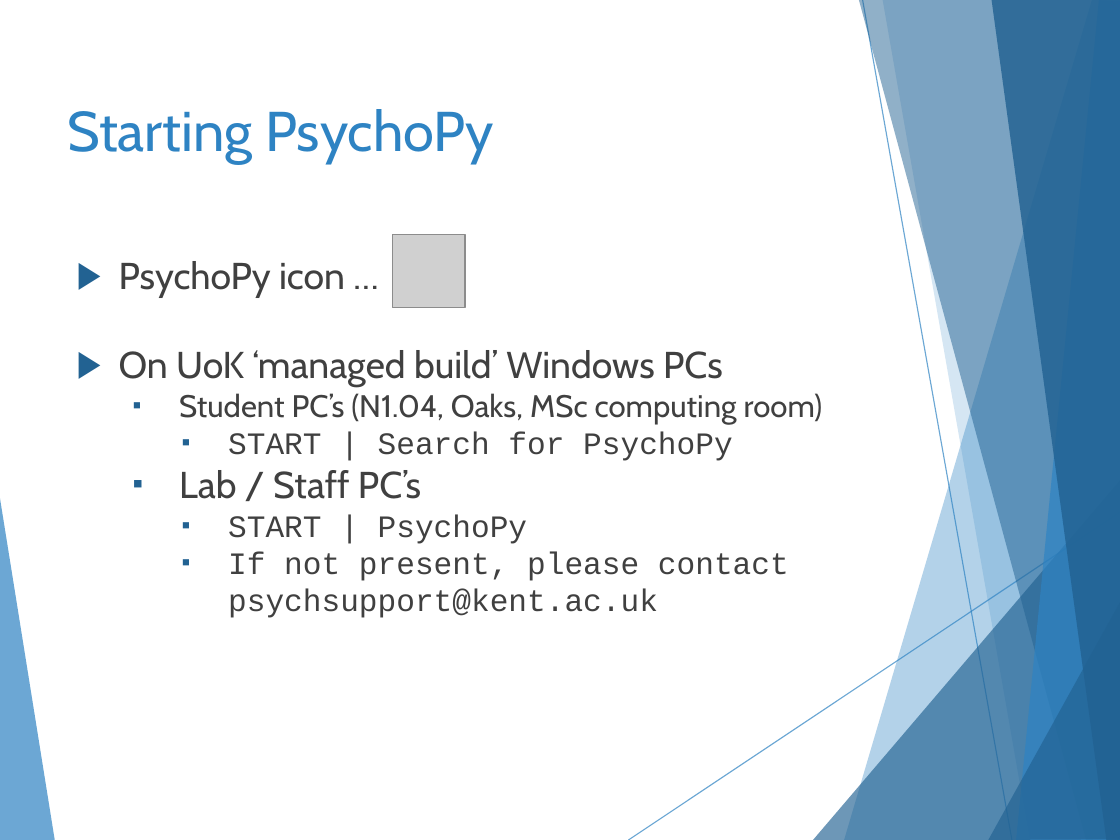
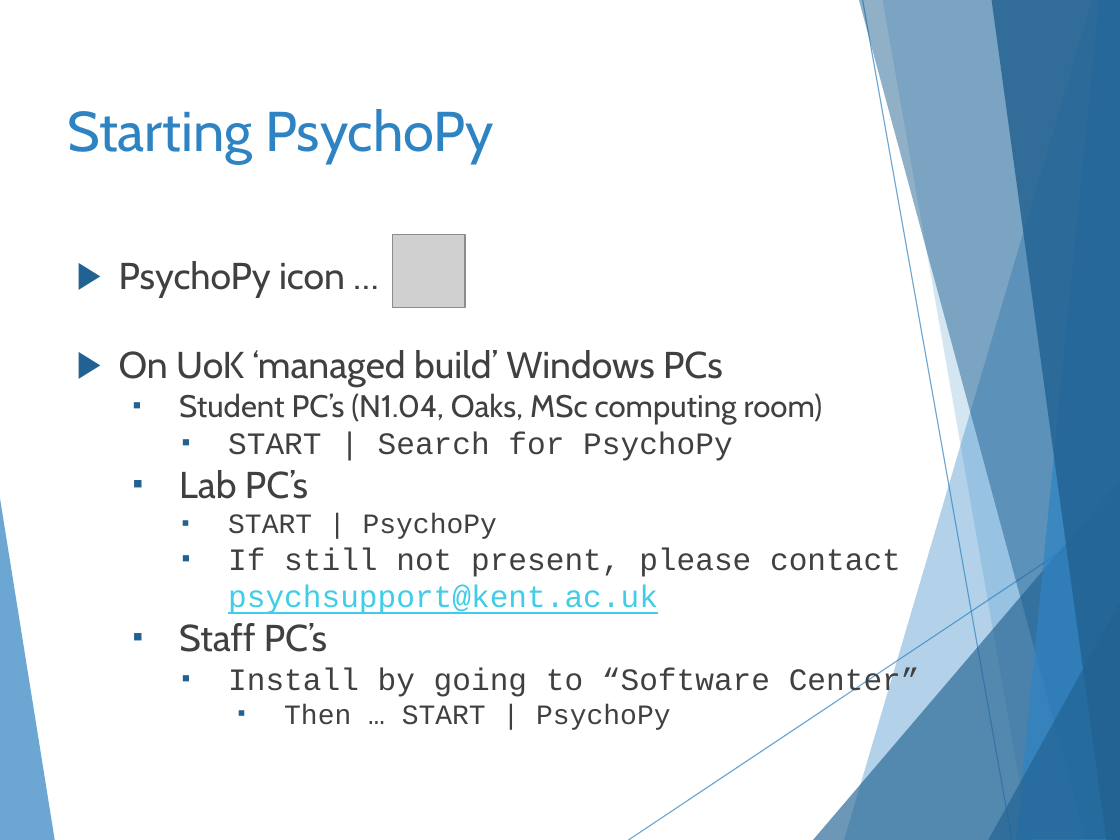
Before and after one commit to hlmpsy/psychopy_training, a slide deck: slide 8 of PsychoPy-Part1/PsychoPy-part1.pptx. Drawn at 1120x840 pixels with LibreOffice and Linux fonts; fonts in the diff are those of the drawing; grey boxes stand for pictures. Boxes give left, top, right and bottom in pixels: in the first picture for what was removed or moved away, otherwise in the second. Text is boxed around its words. In the diff, an @@ line names an element or a change of style, - is before the commit and + after.

```diff
--- a/PsychoPy-Part1/PsychoPy-part1.pptx
+++ b/PsychoPy-Part1/PsychoPy-part1.pptx
@@ text at (179,470,308,499): text changed @@
-  ▪ Lab / Staff PC’s
+  ▪ Lab PC’s
@@ text at (228,514,497,539): size 20 to 18 pt in "START | PsychoPy" @@
@@ text at (179,548,920,730): text changed @@
-    ▪ If not present, please contact psychsupport@kent.ac.uk
+    ▪ If still not present, please contact psychsupport@kent.ac.uk
+  ▪ Staff PC’s
+    ▪ Install by going to “Software Center”
+      ▪ Then … START | PsychoPy
```
Also in this commit, not shown: 5 other slides changed, 1 slide added, 18 other files.
